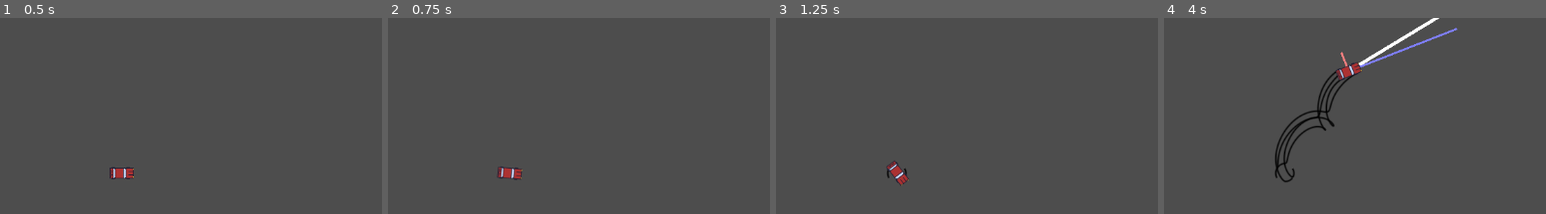
Above: before the commit, frames 1-4 (left to right).
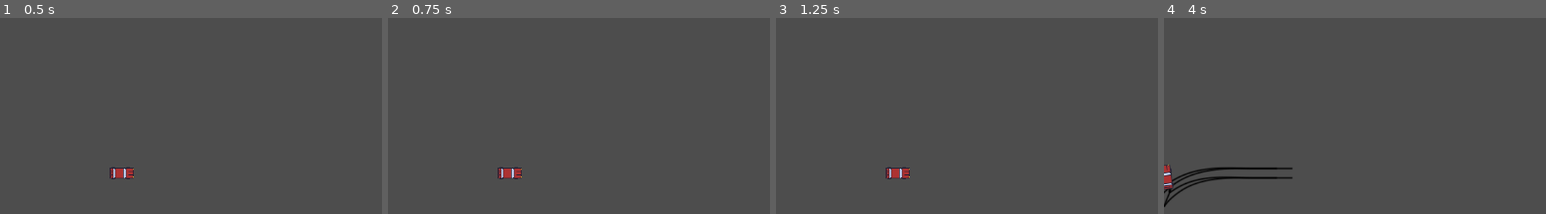
Above: after the commit, the same moments.

Repository: bigmanchadley/2d-car-game
Game: Godot game, scene res://scenes/car.tscn
Same seed, same stepped clock (60 frames per second), same inputs: the game is played once before the commit and once after it.
Inputs:
- Up to frame 1 (0.5 s): no input
- Up to frame 2 (0.75 s): tap Enter at 0.5 s; hold D (P1_Right) from 0.53 s (still down); tap Down (P2_Backward) at 0.6 s
- Up to frame 3 (1.25 s): keep holding D (P1_Right)
- Up to frame 4 (4 s): tap Space at 1.25 s; release D (P1_Right) at 1.28 s; hold S (P1_Backward) 1.28-2.03 s; tap Up (P2_Forward) at 1.35 s; hold D (P1_Right) 2.03-2.78 s; tap Left (P2_Left) at 2.1 s; hold W (P1_Forward) 2.78-3.53 s; tap Right (P2_Right) at 2.85 s; hold A (P1_Left) from 3.53 s (still down); tap Down (P2_Backward) at 3.6 s

Frame 1 is identical in both runs. In frame 2, 0.1% of the frame differs, in the area x 28-36%, y 75-83%; in frame 3, 0.4%; in frame 4, 3.8%, in the area x 0-77%, y 0-97%.

Commit message:
added correct reversing, probably did some rotation stuff too

Diff:
--- a/scenes/level.tscn
+++ b/scenes/level.tscn
@@ -140,7 +140,7 @@
 texture = ExtResource("3_1p1kj")
 
 [node name="CollisionPolygon2D" type="CollisionPolygon2D" parent="Grayblocking/StaticBody2D12"]
-polygon = PackedVector2Array(-64, 64, -64, -64, 64, -64, 64, 64)
+polygon = PackedVector2Array(-52, 64, -64, 50.0751, -64, -64, 64, -64, 64, 64)
 
 [node name="StaticBody2D13" type="StaticBody2D" parent="Grayblocking"]
 position = Vector2(727, 173)
@@ -436,7 +436,7 @@
 texture = ExtResource("3_1p1kj")
 
 [node name="CollisionPolygon2D" type="CollisionPolygon2D" parent="Grayblocking/StaticBody2D41"]
-polygon = PackedVector2Array(-64, 52, -64, -64, 64, -64, 64, 64, -51.6772, 64)
+polygon = PackedVector2Array(-64, 52, -64, -49.0115, -51, -64, 64, -64, 64, 64, -51.6772, 64)
 
 [node name="StaticBody2D42" type="StaticBody2D" parent="Grayblocking"]
 position = Vector2(-965, 92)
@@ -457,7 +457,7 @@
 texture = ExtResource("3_1p1kj")
 
 [node name="CollisionPolygon2D" type="CollisionPolygon2D" parent="Grayblocking/StaticBody2D43"]
-polygon = PackedVector2Array(-64, 64, -64, -64, 64, -64, 64, 49, 51.4978, 64)
+polygon = PackedVector2Array(-64, 64, -64, -64, 51.56, -64, 63.6053, -51.5302, 64, 49, 51.4978, 64)
 
 [node name="StaticBody2D44" type="StaticBody2D" parent="Grayblocking"]
 position = Vector2(-613, 196)
@@ -498,7 +498,7 @@
 texture = ExtResource("3_1p1kj")
 
 [node name="CollisionPolygon2D" type="CollisionPolygon2D" parent="Grayblocking/StaticBody2D47"]
-polygon = PackedVector2Array(-64, 64, -64, -50.6299, -54.6817, -63.8663, 64, -64, 64, 64)
+polygon = PackedVector2Array(-63.1075, 49.3503, -64, -50.6299, -54.6817, -63.8663, 64, -64, 64, 64, -50.3661, 64)
 
 [node name="StaticBody2D48" type="StaticBody2D" parent="Grayblocking"]
 position = Vector2(-927, -86)
@@ -508,7 +508,7 @@
 texture = ExtResource("3_1p1kj")
 
 [node name="CollisionPolygon2D" type="CollisionPolygon2D" parent="Grayblocking/StaticBody2D48"]
-polygon = PackedVector2Array(-64, 64, -64, -64, 64, -64, 64, 64)
+polygon = PackedVector2Array(-64, 64, -64, -64, 50.5639, -64, 64, -50, 64, 64)
 
 [node name="StaticBody2D50" type="StaticBody2D" parent="Grayblocking"]
 position = Vector2(-769, -333)
--- a/scripts/car_script.gd
+++ b/scripts/car_script.gd
@@ -36,7 +36,7 @@
 var is_drifting = false
 var is_accelerating = false
 
-
+var rot_dir
 var rot_momentum = 0.0
 const MAX_ROT_TORQUE = 10500 # POWER * Max turning radius degree: 300 * 35
 
@@ -54,13 +54,13 @@
 	acceleration(delta)
 	steering(delta)
 
-	queue_redraw()
+	#queue_redraw()
 
 	move_and_slide()
 
 ####################################### END MAIN ###############################################
 ####################################### DEBUGGER ###############################################
-func _draw():
+#func _draw():
 
 # 	draw_line(Vector2.ZERO, global_transform.basis_xform_inv(steer_dir) * 50, Color(0, 1, 0), 3)
 	# #draw_line(Vector2.ZERO, turn_left * 50, Color(1, 0, 0), 2)
@@ -69,14 +69,15 @@
 	# draw_line(Vector2.ZERO, global_transform.basis_xform_inv(dynamic_etr_left) * 50, Color(1,0,0), 4)
 	# draw_line(Vector2.ZERO, global_transform.basis_xform_inv(dynamic_etr_right) * 50, Color(1,0,0), 4)
 	# #draw_line(Vector2.ZERO, new_etr * 50, Color(0,0,1), 4)
-	draw_line(Vector2.ZERO, global_transform.basis_xform_inv(velocity) * 2, Color(1,1,1), 5) # white
+	#draw_line(Vector2.ZERO, global_transform.basis_xform_inv(velocity) * 2, Color(1,1,1), 5) # white
 	# #draw_line(Vector2.ZERO, global_transform.basis_xform_inv(accel_dir) * 50, Color(1,0,1), 4) # pink
 	# draw_line(Vector2.ZERO, global_transform.basis_xform_inv(force_addition) * 2, Color(0,0,1), 3) #blue
 	# #draw_line(Vector2.ZERO, global_transform.basis_xform_inv(maintained_vel) * 2, Color(1,1,0), 4) #yellow
 	# #draw_line(Vector2.ZERO, global_transform.basis_xform_inv(transferred_vel) * 2, Color(0,1,1), 3) #teal
 	# #draw_line(Vector2.ZERO, global_transform.basis_xform_inv(perp_vector) * 52, Color(0,0,1), 3) #blue
-	draw_line(Vector2.ZERO, global_transform.basis_xform_inv(medial_vel) * 2, Color(0.5,0.5,1), 3) #light blue
-	draw_line(Vector2.ZERO, global_transform.basis_xform_inv(lateral_vel) * 2, Color(1,0.5,0.5), 3) #pink
+	#draw_line(Vector2.ZERO, global_transform.basis_xform_inv(medial_vel) * 2, Color(0.5,0.5,1), 3) #light blue
+	#draw_line(Vector2.ZERO, global_transform.basis_xform_inv(lateral_vel) * 2, Color(1,0.5,0.5), 3) #pink
+	#draw_line(Vector2.ZERO + Vector2.UP * 20, global_transform.basis_xform_inv(sign(rot_dir) * Vector2.RIGHT.rotated(rotation)) * 52, Color(0,0,1), 3) #blue
 
 
 	# NOTES
@@ -99,14 +100,16 @@
 #################################################################################################
 func player_input(delta):
 	# Gather Inputs: Forward/Backward
-	var fwd_dir = Vector2(0,0)
-	var bwd_dir = Vector2(0,0)
+	var fwd_dir = Vector2.UP.rotated(rotation)
+
+	var fwd_input = Vector2(0,0)
+	var bwd_input = Vector2(0,0)
 	if Input.is_action_pressed(input_up):
-		fwd_dir = Vector2(0, -1)
+		fwd_input = Vector2(0, -1)
 	if Input.is_action_pressed(input_down):
-		bwd_dir = Vector2(0, 1)
+		bwd_input = Vector2(0, 1)
 	# Store Acceleration direction
-	accel_dir = (fwd_dir + bwd_dir).rotated(rotation).normalized()
+	accel_dir = (fwd_input + bwd_input).rotated(rotation).normalized()
 
 	# Gather Inputs: Left/Right
 	turn_left = Vector2(0,0)
@@ -125,11 +128,19 @@
 	else:
 		r = 0
 
-
+	# if turn_left == Vector2.ZERO and turn_right == Vector2.ZERO:
+	# 	steer_dir = fwd_dir
+	# else:
+	# 	var reverse_blend = clamp(fwd_dir.dot(velocity.normalized()), -1.0, 1.0) # -1 = full reverse, 1 = full forward
+	# 	var forward_steer = (turn_left + turn_right).normalized()
+	# 	var backward_steer = -forward_steer
+	# 	steer_dir = forward_steer.lerp(backward_steer, clamp(-reverse_blend, 0.0, 1.0))
 	# Store steering inputs in a normalized vector
-	steer_dir = (turn_left + turn_right).normalized()
-	if steer_dir == Vector2(0,0):							# Find a way to put this into the equation and get rid of if statement
-		steer_dir = Vector2.UP.rotated(rotation)
+	var reverse_correct = sign(fwd_dir.dot(velocity))
+
+	steer_dir = (turn_left + turn_right).normalized() * reverse_correct
+	if steer_dir == Vector2(0,0):
+		steer_dir = fwd_dir
 
 #################################################################################################
 func acceleration(delta):
@@ -201,48 +212,47 @@
 
 	var medial_friction = 0.9999 # WIP
 	velocity = (lateral_vel) + (medial_vel * medial_friction) + force_addition
-	##################################################################################################
-	############### Start Rotation ##############
-
-	# ALIGNING ROTATION NEEDS TO BE SMALL
-	# alignment = the direction the car wants to align to
-	# alignment = velocity.normalized().dot(fwd_dir) # -1 to 1
-	# print_debug("alignment: ",	alignment)
-	# var misalignment = velocity.normalized().cross(fwd_dir)
-	# print_debug("misalignment:	", misalignment)
-	# var traction = clamp(alignment, 0.0, 1.0)
-	# print_debug("traction:	", traction)
-	# var aligning_force = traction * -misalignment
-	# print_debug("aligning_force: ",	aligning_force)
-	# END ALIGNING
-
-	var rot_dir = -sign(steer_degree)
-
-
-	rot_momentum +=  4 * rot_dir * delta
-
-
-	# TO DO NEXT
-	# Take the abs value of the alignment since it doesn't matter if it aligned fwd or bwd
+	#############################################################################
+	# ROTATION TO DO LIST #######################################################
+
 	# rotational momentum can't really exist unless the car is sliding
 		# So, either use states, or replicate states doing some turn rate to velocity ratio to
 			# dictate if rot_momentum is used or just a constant turn radius is used.
-	# GPT ####################################################################
+		# ALSO: Rot_momentum needs two things (probably 2)
+			# Greater angular_friction at low velocity AND/OR greater angular_friction at Low rot_momentum
+	# Okay, I think rot_torque/speed should be low high low from 0 to 90 degrees, determined by velocity alignment to fwd, 45, perpindicular
+		# Also relative to velocity, but angular friction might be able to handle that part
+	#############################################################################
+	# Angular Friction ##########################################################
 	var speed_ratio = clamp(velocity.length() / 200, 0.0, 1.0)
-	var alignment = velocity.normalized().dot(fwd_dir) # 0 to 1
+	var alignment = abs(velocity.normalized().dot(fwd_dir)) # 0 to 1
 
 
 	# Less friction at higher speeds
-	var angular_friction = lerp(0.95, 0.99, speed_ratio * (1.0 - alignment))
-	############################################################################
-	print_debug("alignment: 	", alignment)
-	print_debug("weight:	", speed_ratio * (1.0 - alignment))
-	print_debug("angular_friction:	", angular_friction)
-
+	# Consider using 0.1 at the lerp min
+		# More angular friction at low speed - May need to change but certainly works as a bandaid
+	var angular_friction = lerp(0.1, 0.99, speed_ratio * (1.0 - alignment))
+	#############################################################################
+	# Alignment Force ###########################################################
+	var misalignment = vel_dir.cross(fwd_dir)
+	print_debug("misalignment:	", misalignment)
+	var traction = clamp(alignment, 0.0, 1.0)
+	print_debug("traction:	", traction)
+	var aligning_force = traction * -misalignment
+	print_debug("aligning_force: ", aligning_force)
+	#############################################################################
+	# Rotation Momentum #########################################################
+	rot_dir = -sign(steer_degree)
+
+	# Replace the 4 with a rot_speed or rot torque. Consider variability vs constant
+	# May want rot_speed to be a value that increases with velocity? Or torque or sudden change in velocity?
+	rot_momentum += (aligning_force + 4 * rot_dir) * delta
 	rot_momentum *= pow(angular_friction, delta)
-	rot_momentum = clamp(rot_momentum, -2, 2)
-	#print_debug("rot_momentum:	", rot_momentum)
-
+	rot_momentum = clamp(rot_momentum, -3, 3)
+	# print_debug("alignment: 	", alignment)
+	# print_debug("weight:	", speed_ratio * (1.0 - alignment))
+	# print_debug("angular_friction:	", angular_friction)
+	#############################################################################
 	rotation += rot_momentum * delta
 
 	# Working Code
